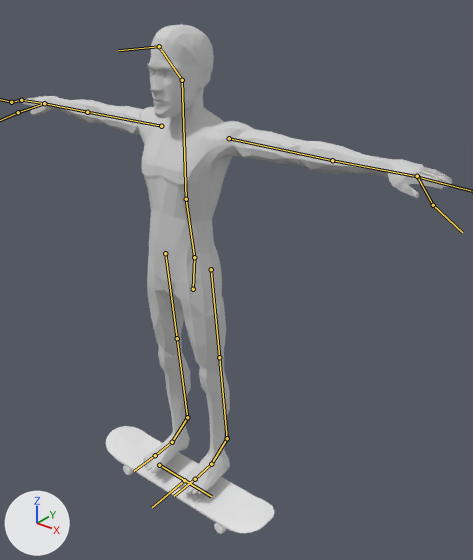
Before and after pictures for a commit that changed the Blender file src/res/models/SKATER_NEW.blend.
Camera for both pictures: a camera (50 mm lens) standing at (10.07, -10.25, 13.24) and looking at (0.92, 1.19, 6.15). The axes (+X, +Y, +Z) are drawn at lower left. The lights are the same throughout. The bones that bend it are drawn over the model as lines.

In view in the first picture: 'mesh_board', 'mesh_skater'.
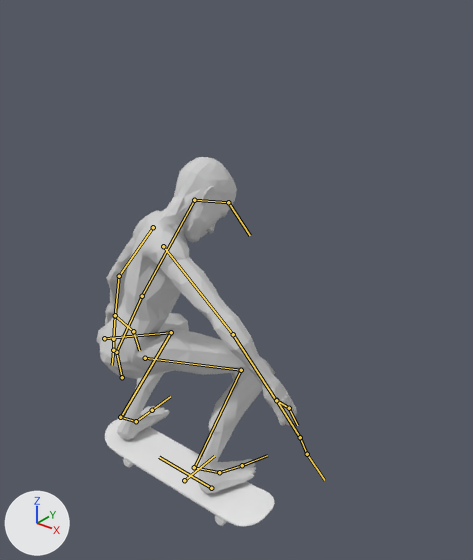
The newer file adds an action. The first version stands in its rest pose; the second is drawn at frame 6 of the action 'land>idle'.

The change, as a diff of the scene's bpy script:
```diff
--- a/src/res/models/SKATER_NEW.blend.py
+++ b/src/res/models/SKATER_NEW.blend.py
@@ bone_origin @@
 bone_origin = bpy.data.objects['rig'].pose.bones['origin']
-bone_origin.rotation_quaternion = (1.0, 0.0, 0.0, 0.0)  # degrees (0, 0, 0)
+bone_origin.rotation_quaternion = (0.0, 1.0, 0.001, 0.0)  # degrees (180, 0, 0)
@@ bone_board @@
 bone_board = bpy.data.objects['rig'].pose.bones['board']  # child of 'origin'
-bone_board.location = (0.0, 0.0, 0.0)
-bone_board.rotation_quaternion = (1.0, 0.0, 0.0, 0.0)  # degrees (0, 0, 0)
+bone_board.location = (0.0, 0.0, 0.31)
+bone_board.rotation_quaternion = (0.999, 0.0, -0.044, 0.0)  # degrees (0, -5, 0)
@@ bone_pubis @@
 bone_pubis = bpy.data.objects['rig'].pose.bones['pubis']  # child of 'origin'
-bone_pubis.location = (0.0, 0.0, 0.0)
+bone_pubis.location = (0.76, -2.14, 1.02)
@@ bone_pelvis @@
 bone_pelvis = bpy.data.objects['rig'].pose.bones['pelvis']  # child of 'pubis'
-bone_pelvis.rotation_quaternion = (1.0, 0.0, 0.0, 0.0)  # degrees (0, 0, 0)
+bone_pelvis.rotation_quaternion = (0.961, -0.068, -0.205, 0.17)  # degrees (-13, -22, 22)
@@ bone_spine @@
 bone_spine = bpy.data.objects['rig'].pose.bones['spine']  # child of 'pelvis'
-bone_spine.rotation_quaternion = (1.0, 0.0, 0.0, 0.0)  # degrees (0, 0, 0)
+bone_spine.rotation_quaternion = (0.968, 0.001, -0.229, 0.104)  # degrees (-3, -26, 13)
@@ bone_neck @@
 bone_neck = bpy.data.objects['rig'].pose.bones['neck']  # child of 'spine'
-bone_neck.rotation_quaternion = (1.0, 0.0, 0.0, 0.0)  # degrees (0, 0, 0)
+bone_neck.rotation_quaternion = (0.933, 0.291, -0.01, 0.212)  # degrees (33, -8, 23)
@@ bone_upperarm_l @@
 bone_upperarm_l = bpy.data.objects['rig'].pose.bones['upperarm.L']  # child of 'spine'
-bone_upperarm_l.location = (0.0, 0.0, 0.0)
-bone_upperarm_l.rotation_quaternion = (1.0, 0.0, 0.0, 0.0)  # degrees (0, 0, 0)
+bone_upperarm_l.location = (-0.19, -0.07, 0.05)
+bone_upperarm_l.rotation_quaternion = (0.862, -0.191, 0.047, 0.468)  # degrees (-17, 15, 55)
@@ bone_forearm_l @@
 bone_forearm_l = bpy.data.objects['rig'].pose.bones['forearm.L']  # child of 'upperarm.L'
-bone_forearm_l.location = (0.0, 0.0, 0.0)
-bone_forearm_l.rotation_quaternion = (1.0, 0.0, 0.0, 0.0)  # degrees (0, 0, 0)
+bone_forearm_l.location = (0.0, -0.05, 0.02)
+bone_forearm_l.rotation_quaternion = (0.965, -0.186, 0.035, 0.183)  # degrees (-20, 8, 20)
@@ bone_upperarm_r @@
 bone_upperarm_r = bpy.data.objects['rig'].pose.bones['upperarm.R']  # child of 'spine'
-bone_upperarm_r.location = (0.0, 0.0, 0.0)
-bone_upperarm_r.rotation_quaternion = (1.0, 0.0, 0.0, 0.0)  # degrees (0, 0, 0)
+bone_upperarm_r.location = (0.18, -0.08, 0.05)
+bone_upperarm_r.rotation_quaternion = (0.877, 0.391, -0.232, -0.156)  # degrees (52, -17, -28)
@@ bone_forearm_r @@
 bone_forearm_r = bpy.data.objects['rig'].pose.bones['forearm.R']  # child of 'upperarm.R'
-bone_forearm_r.location = (0.0, 0.0, 0.0)
-bone_forearm_r.rotation_quaternion = (1.0, 0.0, 0.0, 0.0)  # degrees (0, 0, 0)
+bone_forearm_r.location = (0.0, 0.05, 0.02)
+bone_forearm_r.rotation_quaternion = (0.981, 0.149, -0.027, 0.124)  # degrees (17, -5, 14)
@@ bone_thigh_r @@
 bone_thigh_r = bpy.data.objects['rig'].pose.bones['thigh.R']  # child of 'pubis'
-bone_thigh_r.rotation_quaternion = (1.0, 0.0, 0.0, 0.0)  # degrees (0, 0, 0)
+bone_thigh_r.rotation_quaternion = (0.792, 0.057, 0.069, -0.604)  # degrees (0, 10, -75)
@@ bone_shin_r @@
 bone_shin_r = bpy.data.objects['rig'].pose.bones['shin.R']  # child of 'thigh.R'
-bone_shin_r.location = (0.0, 0.0, 0.0)
-bone_shin_r.rotation_quaternion = (1.0, 0.0, 0.0, 0.0)  # degrees (0, 0, 0)
+bone_shin_r.location = (-0.01, 0.0, 0.0)
+bone_shin_r.rotation_quaternion = (0.574, -0.026, -0.006, 0.818)  # degrees (-2, 2, 110)
@@ bone_ankle_r @@
 bone_ankle_r = bpy.data.objects['rig'].pose.bones['ankle.R']  # child of 'shin.R'
-bone_ankle_r.rotation_quaternion = (1.0, 0.0, 0.0, 0.0)  # degrees (0, 0, 0)
+bone_ankle_r.rotation_quaternion = (0.976, 0.016, -0.01, -0.216)  # degrees (2, -1, -25)
@@ bone_toe_r @@
 bone_toe_r = bpy.data.objects['rig'].pose.bones['toe.R']  # child of 'ankle.R'
-bone_toe_r.rotation_quaternion = (1.0, 0.0, 0.0, 0.0)  # degrees (0, 0, 0)
+bone_toe_r.rotation_quaternion = (0.991, 0.014, 0.022, -0.128)  # degrees (1, 3, -15)
@@ bone_thigh_l @@
 bone_thigh_l = bpy.data.objects['rig'].pose.bones['thigh.L']  # child of 'pubis'
-bone_thigh_l.rotation_quaternion = (1.0, 0.0, 0.0, 0.0)  # degrees (0, 0, 0)
+bone_thigh_l.rotation_quaternion = (0.721, -0.111, 0.313, -0.608)  # degrees (-35, 18, -86)
@@ bone_shin_l @@
 bone_shin_l = bpy.data.objects['rig'].pose.bones['shin.L']  # child of 'thigh.L'
-bone_shin_l.location = (0.0, 0.0, 0.0)
-bone_shin_l.rotation_quaternion = (1.0, 0.0, 0.0, 0.0)  # degrees (0, 0, 0)
+bone_shin_l.location = (0.01, 0.0, 0.0)
+bone_shin_l.rotation_quaternion = (0.589, -0.099, -0.181, 0.782)  # degrees (-24, -3, 107)
@@ bone_ankle_l @@
 bone_ankle_l = bpy.data.objects['rig'].pose.bones['ankle.L']  # child of 'shin.L'
-bone_ankle_l.rotation_quaternion = (1.0, 0.0, 0.0, 0.0)  # degrees (0, 0, 0)
+bone_ankle_l.rotation_quaternion = (0.966, -0.019, 0.012, -0.258)  # degrees (-2, 1, -30)
```

Changed parts and their boxes (x1, y1, x2, y2) in the pictures (473 x 560 px):
'mesh_skater', posed (53% narrower, 28% shorter)
    before: (22, 24, 452, 495)
    after: (96, 157, 297, 494)
'mesh_board', posed
    before: (106, 426, 275, 534)
    after: (105, 417, 275, 526)
bone 'origin', root to tip
    before: (184, 480) to (152, 507)
    after: (184, 480) to (214, 456)
bone 'board', root to tip
    before: (159, 465) to (211, 496)
    after: (211, 488) to (159, 457)
bone 'pubis', root to tip
    before: (193, 289) to (194, 257)
    after: (122, 377) to (116, 352)
bone 'pelvis', root to tip
    before: (194, 257) to (186, 199)
    after: (116, 352) to (142, 296)
bone 'spine', root to tip
    before: (186, 199) to (182, 80)
    after: (142, 296) to (194, 200)
bone 'neck', root to tip
    before: (182, 80) to (159, 46)
    after: (194, 200) to (228, 202)
bone 'upperarm.L', root to tip
    before: (161, 126) to (87, 112)
    after: (163, 246) to (233, 334)
bone 'forearm.L', root to tip
    before: (87, 112) to (44, 103)
    after: (233, 334) to (276, 401)
bone 'upperarm.R', root to tip
    before: (229, 138) to (332, 160)
    after: (153, 227) to (119, 276)
bone 'forearm.R', root to tip
    before: (332, 160) to (417, 176)
    after: (119, 276) to (115, 315)
bone 'thigh.R', root to tip
    before: (211, 269) to (219, 357)
    after: (104, 338) to (171, 332)
bone 'shin.R', root to tip
    before: (219, 357) to (227, 438)
    after: (171, 332) to (121, 417)
bone 'ankle.R', root to tip
    before: (227, 438) to (211, 464)
    after: (120, 417) to (136, 421)
bone 'toe.R', root to tip
    before: (211, 464) to (195, 479)
    after: (136, 421) to (152, 410)
bone 'thigh.L', root to tip
    before: (165, 253) to (177, 338)
    after: (145, 358) to (241, 370)
bone 'shin.L', root to tip
    before: (177, 338) to (187, 418)
    after: (241, 370) to (194, 467)
bone 'ankle.L', root to tip
    before: (187, 417) to (172, 442)
    after: (194, 467) to (219, 472)
